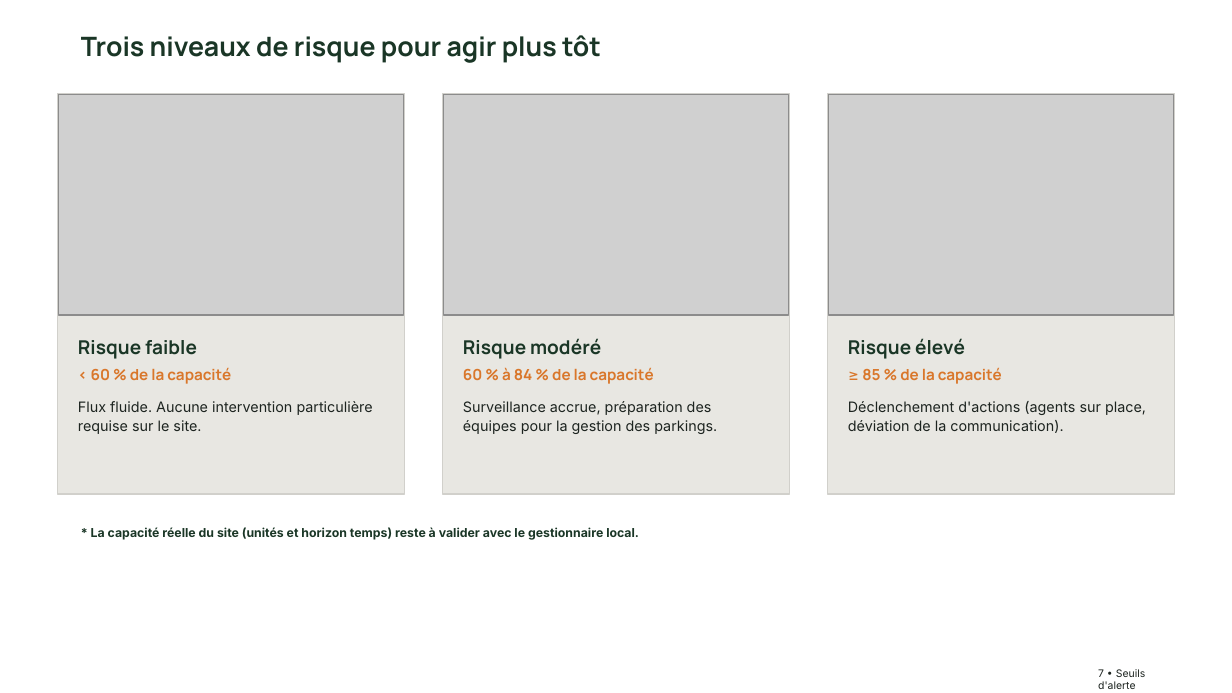
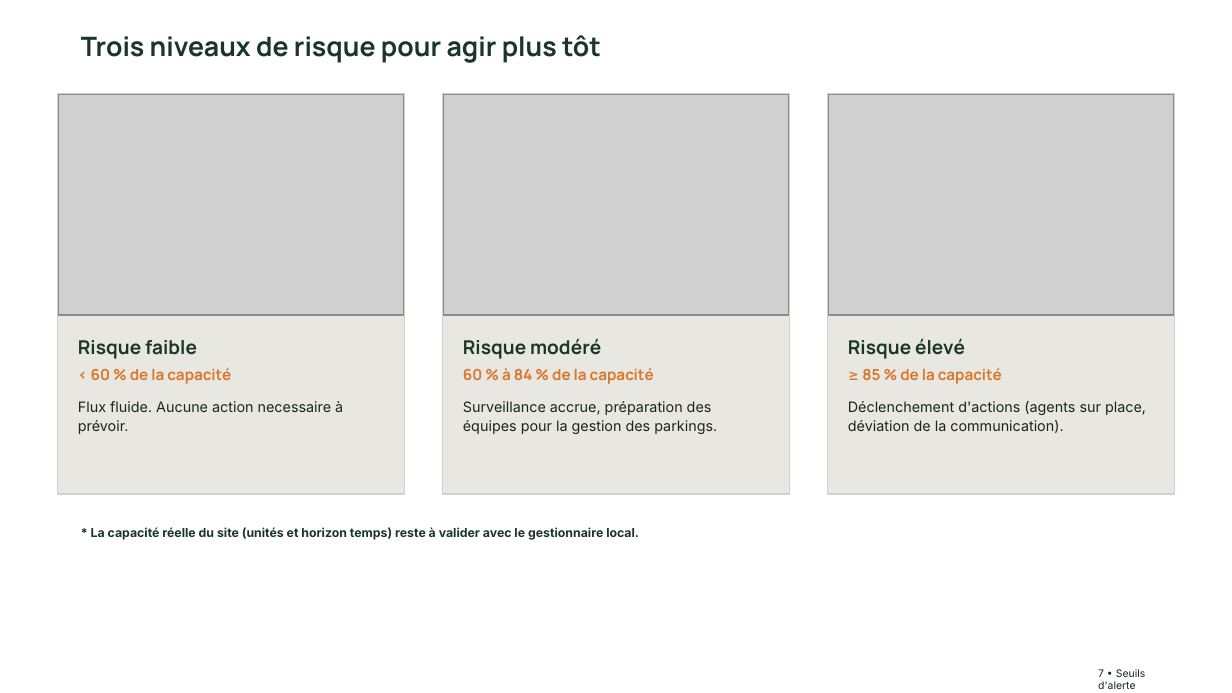
Before and after one commit to Claken/HACKATHON-DGE, a slide deck: slide 7 of livrable/Equipe 2 - Slides.pptx. Drawn at 1232x693 pixels with LibreOffice and Linux fonts; fonts in the diff are those of the drawing; grey boxes stand for pictures; background and template pictures are left out. Boxes give left, top, right and bottom in pixels: in the first picture for what was removed or moved away, otherwise in the second. Text is boxed around its words. In the diff, an @@ line names an element or a change of style, - is before the commit and + after.

Commit message:
slides : last up date

```diff
--- a/livrable/Equipe 2 - Slides.pptx
+++ b/livrable/Equipe 2 - Slides.pptx
@@ text at [78,401,343,434]: text changed @@
-Flux fluide. Aucune intervention particulière requise sur le site.
+Flux fluide. Aucune action necessaire à prévoir.
```
